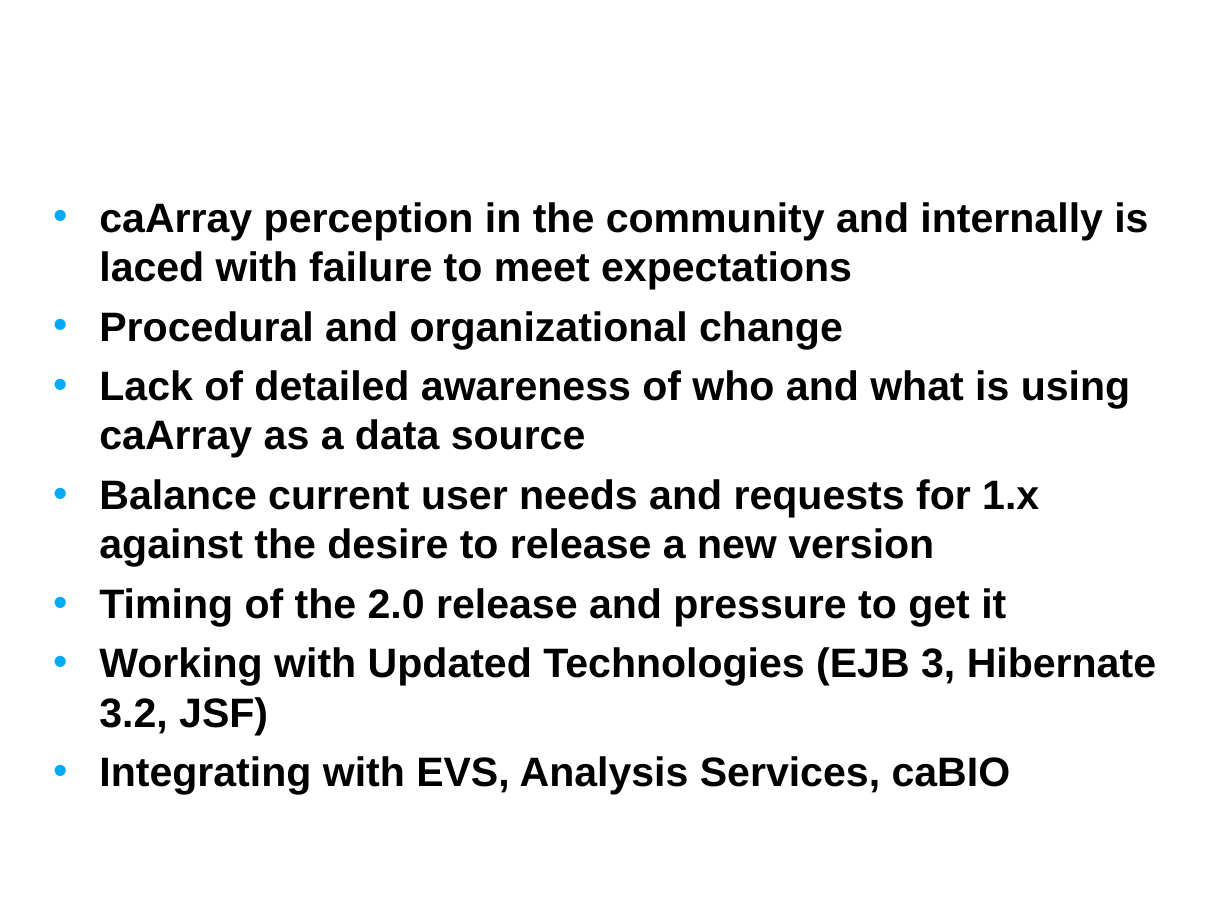
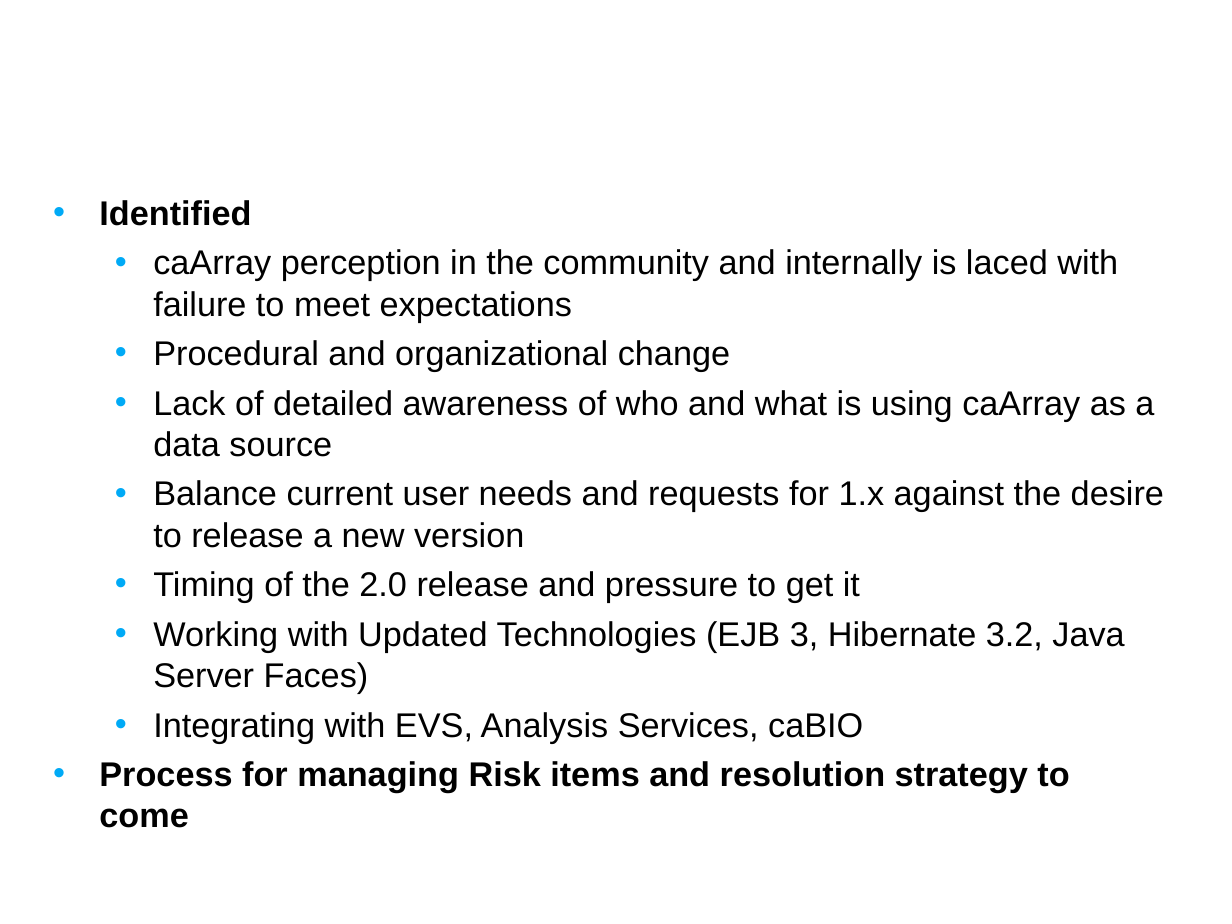
Before and after one commit to NCIP/caarray-docs, a slide deck: slide 6 of project_management/reports/inception_postmortem.ppt. Drawn at 1232x924 pixels with LibreOffice and Linux fonts; fonts in the diff are those of the drawing; background and template pictures are left out. Boxes give left, top, right and bottom in pixels: in the first picture for what was removed or moved away, otherwise in the second. Text is boxed around its words. In the diff, an @@ line names an element or a change of style, - is before the commit and + after.

```diff
--- a/project_management/reports/inception_postmortem.ppt
+++ b/project_management/reports/inception_postmortem.ppt
@@ text at bbox=[99, 200, 251, 226]: paragraph added @@
+• Identified
@@ text at bbox=[153, 249, 1164, 743]: size 24 to 20 pt, bold off in "caArray perception in the community and internally ...", "Procedural and organizational change", "Lack of detailed awareness of who and ...", "Balance current user needs and requests for ..." and 2 more places; list level 1 to 2 in "caArray perception in the community ..."; list level 1 to 2 in "Procedural and organizational change"; list level 1 to 2 in "Lack of detailed awareness of ..."; list level 1 to 2 in "Balance current user needs and ..."; list level 1 to 2 in "Timing of the 2.0 release ..."; list level 1 to 2 in "Integrating with EVS, Analysis Services, ..." @@
@@ text at bbox=[153, 621, 1124, 693]: text changed; size 24 to 20 pt; bold off @@
-• Working with Updated Technologies (EJB 3, Hibernate 3.2, JSF)
+  • Working with Updated Technologies (EJB 3, Hibernate 3.2, Java Server Faces)
@@ text at bbox=[99, 761, 1069, 828]: paragraph added @@
+• Process for managing Risk items and resolution strategy to come
```
Also in this commit, not shown: 9 other slides changed, 2 slides added, 1 slide removed.
